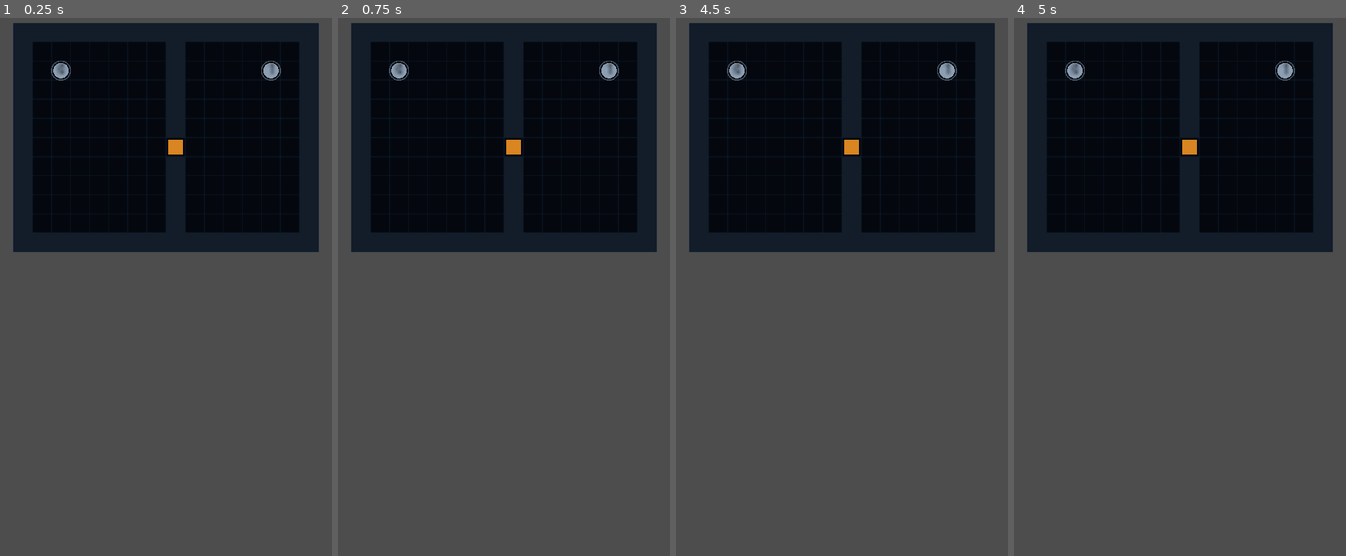
Above: before the commit, frames 1-4 (left to right).
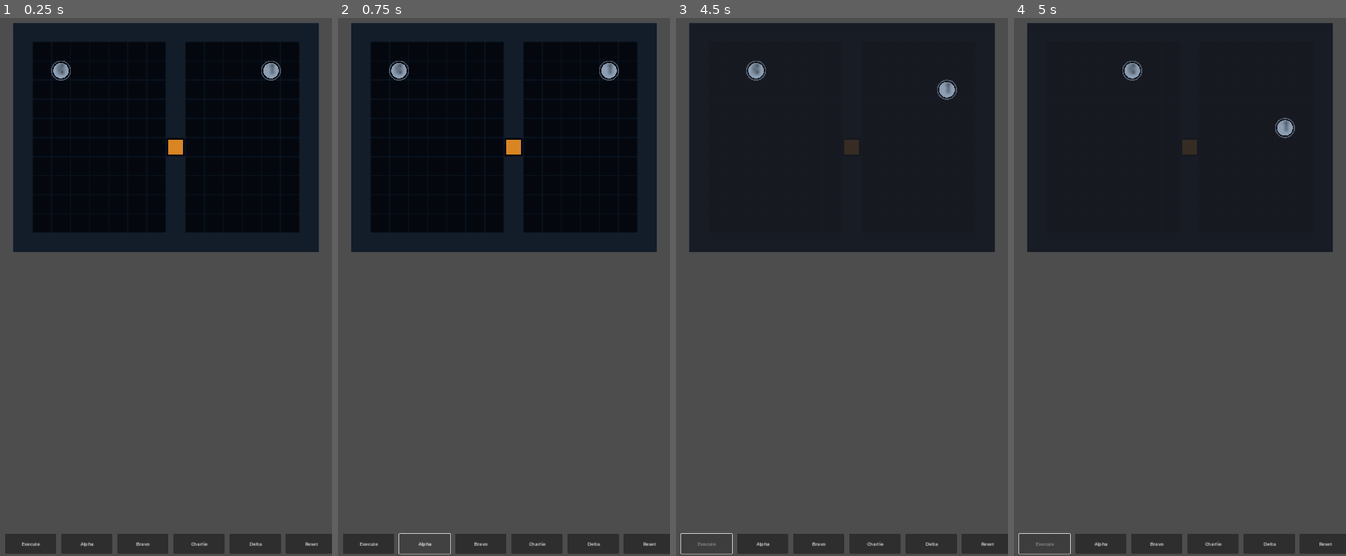
Above: after the commit, the same moments.

Repository: GhostMan612/TacPlanShooter
Game: Godot game, scene res://scenes/planning.tscn
The game is run twice, just before and just after one commit, with the same random seed, the same clock (stepped at 60 frames per second) and the same inputs.
Inputs (mouse positions are in pixels of both pictures, inside the frame that each line leads up to):
- Up to frame 1 (0.25 s): no input
- Up to frame 2 (0.75 s): click (424, 545) at 0.5 s, where only the run after the commit has a clickable "Alpha"
- Up to frame 3 (4.5 s): click (818, 545) at 1.25 s, where only the run after the commit has a clickable "Bravo"; click (875, 545) at 2 s, where only the run after the commit has a clickable "Charlie"; click (931, 545) at 2.75 s, where only the run after the commit has a clickable "Delta"; click (988, 545) at 3.5 s, where only the run after the commit has a clickable "Reset"; click (705, 545) at 4.25 s, where only the run after the commit has a clickable "Execute"
- Up to frame 4 (5 s): no input

The runs differ from the first frame. In frame 1, 3.3% of the frame differs, in the area x 1-100%, y 95-100%; in frame 2, 2.8%; in frame 3, 3.5%; in frame 4, 3.5%, in the area x 1-100%, y 7-100%.

Commit message:
M6 remediation: Phase A — FogLayer v2 (SubViewport live/memory masks + fog_mask.gdshader composite), wrapf rays + endpoint tolerance (WCW PASS), HUD CanvasLayer + Alpha/Bravo/Charlie/Delta wired, Zero-Artifact headless CI; fog2 + WCW probes PASS; boot smoke + editor clean

Diff:
--- a/scripts/planning/fog_layer.gd
+++ b/scripts/planning/fog_layer.gd
@@ -6,62 +6,70 @@
 extends Node2D
 
 
-const FOG_COLOR := Color(0.10, 0.11, 0.14, 0.62)
-const MEMORY_COLOR := Color(0.55, 0.45, 0.24, 0.50)
-
-
 var map: GreyboxMap = null
-var fog_cells: Array[Vector2i] = []
-var memory_cells: Array[Vector2i] = []
+var live_vp: SubViewport = null
+var memory_vp: SubViewport = null
+var _comp: ColorRect = null
+var _memory_shapes: Dictionary = {}
 
 
 func setup(m: GreyboxMap) -> void:
 	map = m
+	var w := int(float(map.width_cells) * float(SimConstants.GRID_CELL_SIZE_PX))
+	var h := int(float(map.height_cells) * float(SimConstants.GRID_CELL_SIZE_PX))
+	live_vp = SubViewport.new()
+	live_vp.size = Vector2i(w, h)
+	live_vp.msaa_2d = Viewport.MSAA_DISABLED
+	live_vp.render_target_clear_mode = SubViewport.CLEAR_MODE_ALWAYS
+	live_vp.render_target_update_mode = SubViewport.UPDATE_ALWAYS
+	add_child(live_vp)
+	memory_vp = SubViewport.new()
+	memory_vp.size = Vector2i(w, h)
+	memory_vp.msaa_2d = Viewport.MSAA_DISABLED
+	memory_vp.render_target_clear_mode = SubViewport.CLEAR_MODE_NEVER
+	memory_vp.render_target_update_mode = SubViewport.UPDATE_ALWAYS
+	add_child(memory_vp)
+	var mat := ShaderMaterial.new()
+	mat.shader = load("res://scripts/planning/fog_mask.gdshader")
+	_comp = ColorRect.new()
+	_comp.size = Vector2(w, h)
+	_comp.material = mat
+	_comp.material.set_shader_parameter("live_tex", live_vp.get_texture())
+	_comp.material.set_shader_parameter("memory_tex", memory_vp.get_texture())
+	add_child(_comp)
 
 
-func visible_cells(visible_polys: Array) -> Array[Vector2i]:
-	var out: Array[Vector2i] = []
-	if map == null:
-		return out
-	for c in _map_cells():
-		if _in_any_poly(GridUtil.cell_center_px(c), visible_polys):
-			out.append(c)
-	return out
+func rebuild(visible_polys: Array) -> void:
+	var kids := live_vp.get_children()
+	for k in kids:
+		k.free()
+	for poly in visible_polys:
+		var shape := Polygon2D.new()
+		shape.set_polygon(poly)
+		shape.color = Color.WHITE
+		live_vp.add_child(shape)
 
 
-func rebuild(visible_polys: Array, visited: Dictionary) -> void:
-	var new_fog: Array[Vector2i] = []
-	var new_memory: Array[Vector2i] = []
-	if map != null:
-		for c in _map_cells():
-			if not _in_any_poly(GridUtil.cell_center_px(c), visible_polys):
-				new_fog.append(c)
-			if visited.has(c):
-				new_memory.append(c)
-	if new_fog == fog_cells and new_memory == memory_cells:
+func mark_memory(cell: Vector2i) -> void:
+	if _memory_shapes.has(cell):
 		return
-	fog_cells = new_fog
-	memory_cells = new_memory
-	var kids := get_children()
-	for s in kids:
-		s.free()
-	_rebuild_shapes()
+	var shape := Polygon2D.new()
+	shape.set_polygon(_cell_rect_points(cell))
+	shape.color = Color.WHITE
+	memory_vp.add_child(shape)
+	_memory_shapes[cell] = shape
 
 
-func _rebuild_shapes() -> void:
-	if map == null:
-		return
-	for c in fog_cells:
-		add_child(_make_shape(c, FOG_COLOR))
-	for c in memory_cells:
-		add_child(_make_shape(c, MEMORY_COLOR))
+func reset_fog() -> void:
+	var kids := memory_vp.get_children()
+	for k in kids:
+		k.free()
+	_memory_shapes.clear()
+	memory_vp.render_target_clear_mode = SubViewport.CLEAR_MODE_ONCE
 
 
-func _make_shape(c: Vector2i, color: Color) -> Polygon2D:
-	var shape := Polygon2D.new()
-	shape.set_polygon(_cell_rect_points(c))
-	shape.color = color
-	return shape
+func poly_contains(p: Vector2, poly: PackedVector2Array) -> bool:
+	return Geometry2D.is_point_in_polygon(p, poly)
 
 
 func _cell_rect_points(c: Vector2i) -> PackedVector2Array:
@@ -73,18 +81,3 @@
 	p.append(e)
 	p.append(Vector2(rect.position.x, e.y))
 	return p
-
-
-func _in_any_poly(p: Vector2, polys: Array) -> bool:
-	for poly in polys:
-		if Geometry2D.is_point_in_polygon(p, poly):
-			return true
-	return false
-
-
-func _map_cells() -> Array[Vector2i]:
-	var out: Array[Vector2i] = []
-	for y in range(map.height_cells):
-		for x in range(map.width_cells):
-			out.append(Vector2i(x, y))
-	return out
--- /dev/null
+++ b/scripts/planning/fog_mask.gdshader
@@ -0,0 +1,16 @@
+shader_type canvas_item;
+
+uniform sampler2D live_tex;
+uniform sampler2D memory_tex;
+
+void fragment() {
+	vec4 live = texture(live_tex, UV);
+	vec4 mem = texture(memory_tex, UV);
+	if (live.r > 0.5) {
+		COLOR = vec4(0.0);
+	} else if (mem.r > 0.5) {
+		COLOR = vec4(0.55, 0.45, 0.24, 0.50);
+	} else {
+		COLOR = vec4(0.10, 0.11, 0.14, 0.85);
+	}
+}
--- a/scripts/planning/planning_root.gd
+++ b/scripts/planning/planning_root.gd
@@ -16,8 +16,12 @@
 
 var _hud := Control.new()
 var _execute_button: Button = null
-var _go_code_button: Button = null
+var _alpha_button: Button = null
+var _bravo_button: Button = null
+var _charlie_button: Button = null
+var _delta_button: Button = null
 var _reset_button: Button = null
+var _hud_canvas: CanvasLayer = null
 
 
 func _ready() -> void:
@@ -36,6 +40,7 @@
 	fog = FogLayer.new()
 	fog.setup(map)
 	add_child(fog)
+	fog.visible = false
 	for spec in [[0, Vector2i(2, 2)], [1, Vector2i(13, 2)]]:
 		var token := OperativeToken.new(int(spec[0]))
 		token.position = GridUtil.cell_center_px(Vector2i(spec[1]))
@@ -89,31 +94,42 @@
 func _update_fog() -> void:
 	if fog == null or map == null or world == null:
 		return
+	fog.visible = true
+	var segs := map.get_wall_segments()
 	var polys := []
 	for o in world.operatives:
-		var poly := Visibility.compute_polygon(o.pos, map.get_wall_segments(), 0.00001)
+		var poly := Visibility.compute_polygon(o.pos, segs, SimConstants.LOS_VERTEX_EPSILON_RAD)
 		if poly.size() >= 3:
 			polys.append(poly)
-	var visited := {}
-	for c in fog.visible_cells(polys):
-		visited[c] = true
-	fog.rebuild(polys, visited)
+			if fog.poly_contains(o.pos, poly):
+				fog.mark_memory(GridUtil.cell_of(o.pos))
+	fog.rebuild(polys)
 
 
 func _setup_hud() -> void:
 	_execute_button = Button.new()
 	_execute_button.text = "Execute"
 	_execute_button.pressed.connect(_on_execute_pressed)
-	_go_code_button = Button.new()
-	_go_code_button.text = "Go-Code: Alpha"
-	_go_code_button.pressed.connect(_on_go_code_pressed)
+	_alpha_button = Button.new()
+	_alpha_button.text = "Alpha"
+	_alpha_button.pressed.connect(_on_alpha_pressed)
+	_bravo_button = Button.new()
+	_bravo_button.text = "Bravo"
+	_bravo_button.pressed.connect(_on_bravo_pressed)
+	_charlie_button = Button.new()
+	_charlie_button.text = "Charlie"
+	_charlie_button.pressed.connect(_on_charlie_pressed)
+	_delta_button = Button.new()
+	_delta_button.text = "Delta"
+	_delta_button.pressed.connect(_on_delta_pressed)
 	_reset_button = Button.new()
 	_reset_button.text = "Reset"
 	_reset_button.pressed.connect(_on_reset_pressed)
-	_hud.add_child(_execute_button)
-	_hud.add_child(_go_code_button)
-	_hud.add_child(_reset_button)
-	add_child(_hud)
+	for b in [_execute_button, _alpha_button, _bravo_button, _charlie_button, _delta_button, _reset_button]:
+		_hud.add_child(b)
+	_hud_canvas = CanvasLayer.new()
+	_hud_canvas.add_child(_hud)
+	add_child(_hud_canvas)
 	_place_hud()
 
 
@@ -121,10 +137,10 @@
 	var vp: Vector2 = get_viewport_rect().size
 	_hud.size = Vector2(vp.x, 80)
 	_hud.position = Vector2(0, vp.y - 80)
-	var bw: float = 200.0
+	var bw: float = (1080.0 - 5.0 * 16.0) / 6.0
 	var gap: float = 16.0
 	var x: float = 16.0
-	for b in [_execute_button, _go_code_button, _reset_button]:
+	for b in [_execute_button, _alpha_button, _bravo_button, _charlie_button, _delta_button, _reset_button]:
 		b.position = Vector2(x, 8.0)
 		b.size = Vector2(bw, 64.0)
 		x += bw + gap
@@ -137,10 +153,28 @@
 	_execute_button.disabled = true
 
 
-func _on_go_code_pressed() -> void:
+func _on_alpha_pressed() -> void:
 	if world != null:
 		world.issue_go_code(&"alpha")
 		print("[TacPlan] go_code issued: alpha")
+
+
+func _on_bravo_pressed() -> void:
+	if world != null:
+		world.issue_go_code(&"bravo")
+		print("[TacPlan] go_code issued: bravo")
+
+
+func _on_charlie_pressed() -> void:
+	if world != null:
+		world.issue_go_code(&"charlie")
+		print("[TacPlan] go_code issued: charlie")
+
+
+func _on_delta_pressed() -> void:
+	if world != null:
+		world.issue_go_code(&"delta")
+		print("[TacPlan] go_code issued: delta")
 
 
 func _on_reset_pressed() -> void:
@@ -151,6 +185,7 @@
 	world.add_operative(1, Vector2i(13, 2), _demo_plan_op1())
 	SimClock.reset_to_planning()
 	_execute_button.disabled = false
+	fog.reset_fog()
 	_sync_tokens()
 
 
--- a/scripts/sim/visibility.gd
+++ b/scripts/sim/visibility.gd
@@ -15,8 +15,8 @@
 				continue
 			var a := atan2(d.y, d.x)
 			rays.append(a)
-			rays.append(a + eps)
-			rays.append(a - eps)
+			rays.append(wrapf(a + eps, -PI, PI))
+			rays.append(wrapf(a - eps, -PI, PI))
 	rays.sort()
 	var pts := PackedVector2Array()
 	for ang in rays:
@@ -39,6 +39,6 @@
 	var w := a - o
 	var t := w.cross(ba) / det
 	var u := w.cross(d) / det
-	if t > 0.0 and u > 0.0 and u < 1.0:
+	if t > 0.0 and u >= -0.000001 and u <= 1.000001:
 		return t
 	return -1.0
--- a/tests/determinism_harness.gd
+++ b/tests/determinism_harness.gd
@@ -25,6 +25,7 @@
 	failures += _test_tactical_actions()
 	failures += _test_fof_override()
 	failures += _test_visibility_sweepline_ioi()
+	failures += _test_visibility_west_corner_wrap()
 	print("[HARNESS] RESULT %s failures=%d" % ["PASS" if failures == 0 else "FAIL", failures])
 	quit(1 if failures > 0 else 0)
 
Not shown, added: blueprints/CHANGELOG.md
Not shown, added: blueprints/CHECKLIST.md
Not shown, added: blueprints/CHECKPOINTS.md
Not shown, added: blueprints/CURRENT_STATE.md
